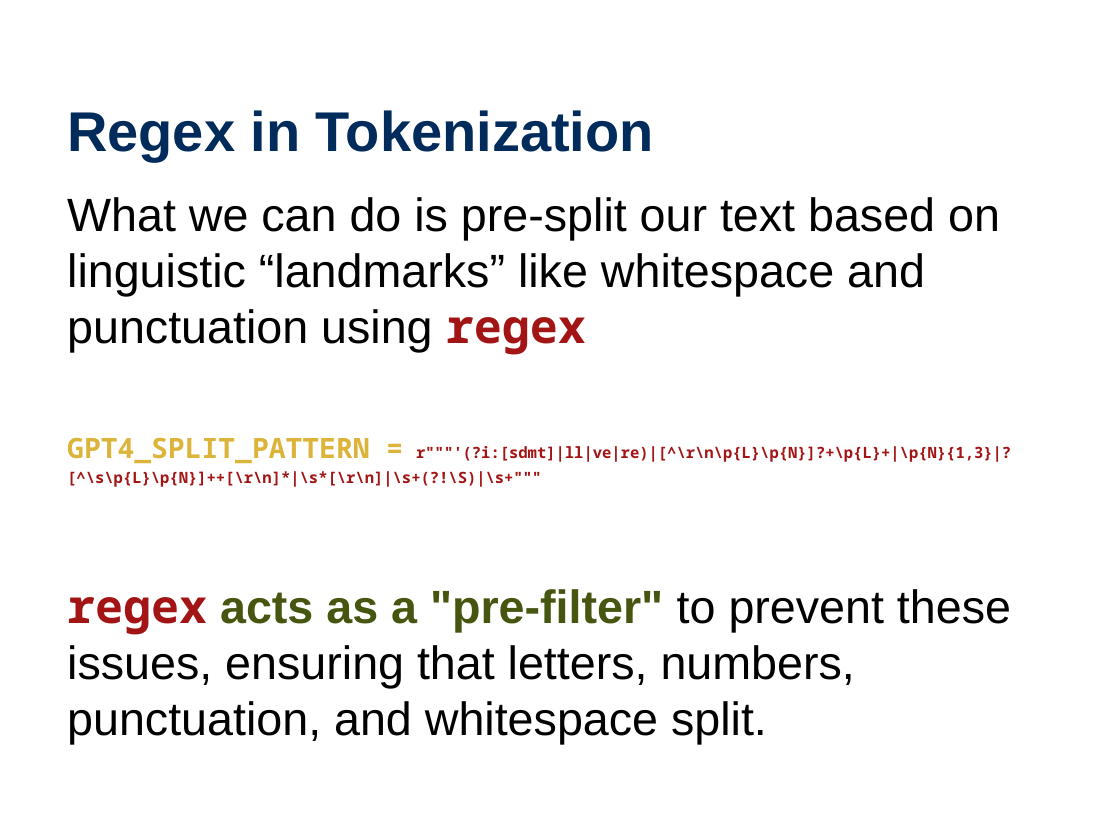
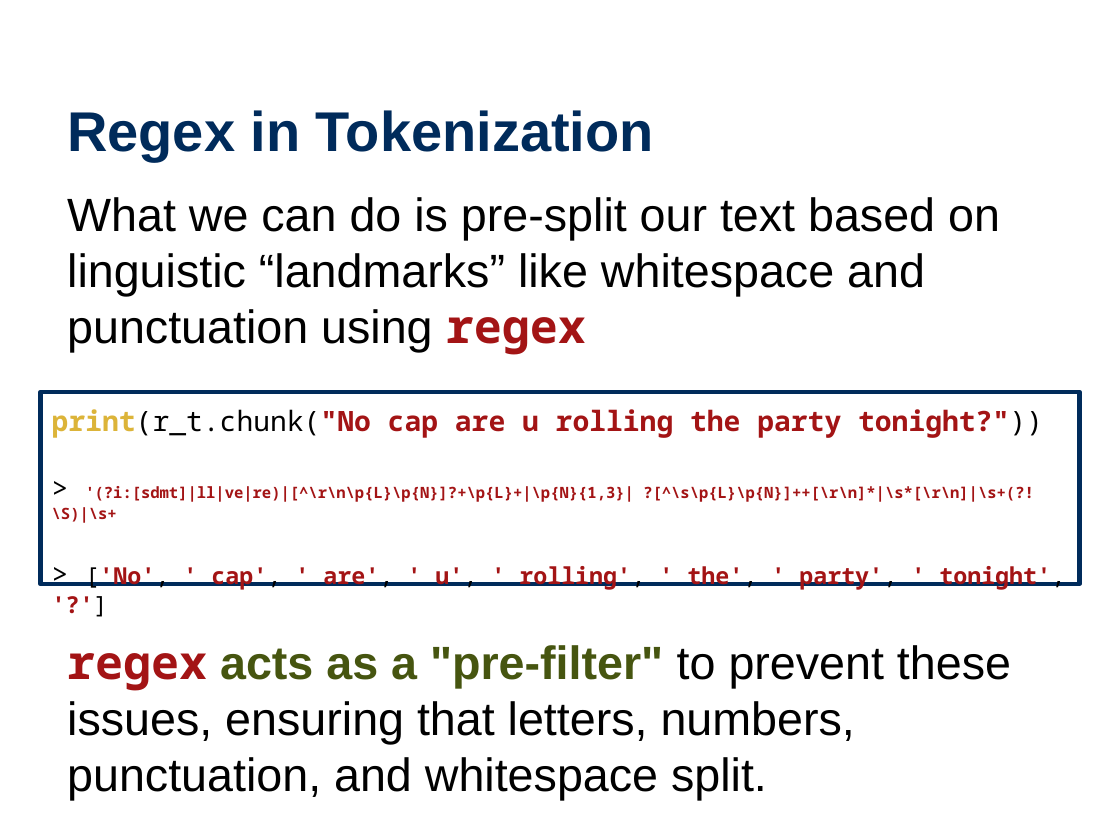
Before and after one commit to wtheisen/nd-cse-10124-lectures, a slide deck: slide 22 of Blank/Lecture_04_ Tokenization.pptx. Drawn at 1120x840 pixels with LibreOffice and Linux fonts; fonts in the diff are those of the drawing. Boxes give left, top, right and bottom in pixels: in the first picture for what was removed or moved away, otherwise in the second. Text is boxed around its words. In the diff, an @@ line names an element or a change of style, - is before the commit and + after.

Commit message:
Changes to slides

```diff
--- a/Blank/Lecture_04_ Tokenization.pptx
+++ b/Blank/Lecture_04_ Tokenization.pptx
@@ text "What we can do is ..." rewrapped from box(67, 197, 1011, 744) to box(67, 197, 1011, 800) @@
@@ rectangle "print(r_t.chunk("No cap are u rolling ...": place and size @@
-rectangle "print(r_t.chunk("No cap are u rolling ..." at box(67, 437, 1011, 487)
+rectangle "print(r_t.chunk("No cap are u rolling ..." at box(40, 392, 1080, 584)
@@ rectangle "print(r_t.chunk("No cap are u rolling ..." at box(40, 392, 1080, 584): outline none to #002B5B 3 pt @@
@@ text in rectangle at box(52, 409, 1065, 590): text changed @@
-GPT4_SPLIT_PATTERN = r"""'(?i:[sdmt]|ll|ve|re)|[^\r\n\p{L}\p{N}]?+\p{L}+|\p{N}{1,3}|?[^\s\p{L}\p{N}]++[\r\n]*|\s*[\r\n]|\s+(?!\S)|\s+"""
+print(r_t.chunk("No cap are u rolling the party tonight?"))
+> '(?i:[sdmt]|ll|ve|re)|[^\r\n\p{L}\p{N}]?+\p{L}+|\p{N}{1,3}| ?[^\s\p{L}\p{N}]++[\r\n]*|\s*[\r\n]|\s+(?!\S)|\s+
+> ['No', ' cap', ' are', ' u', ' rolling', ' the', ' party', ' tonight', '?']
```
Also in this commit, not shown: 2 other slides changed, 1 slide added, 1 slide removed, 2 other files.
